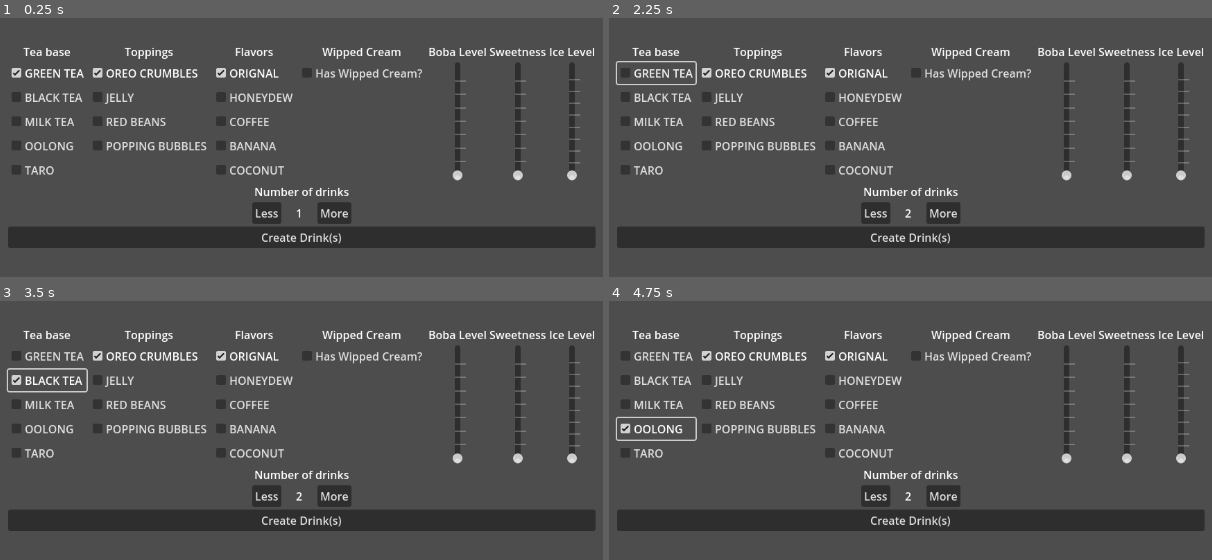
Above: before the commit, frames 1-4 (two rows, left to right).
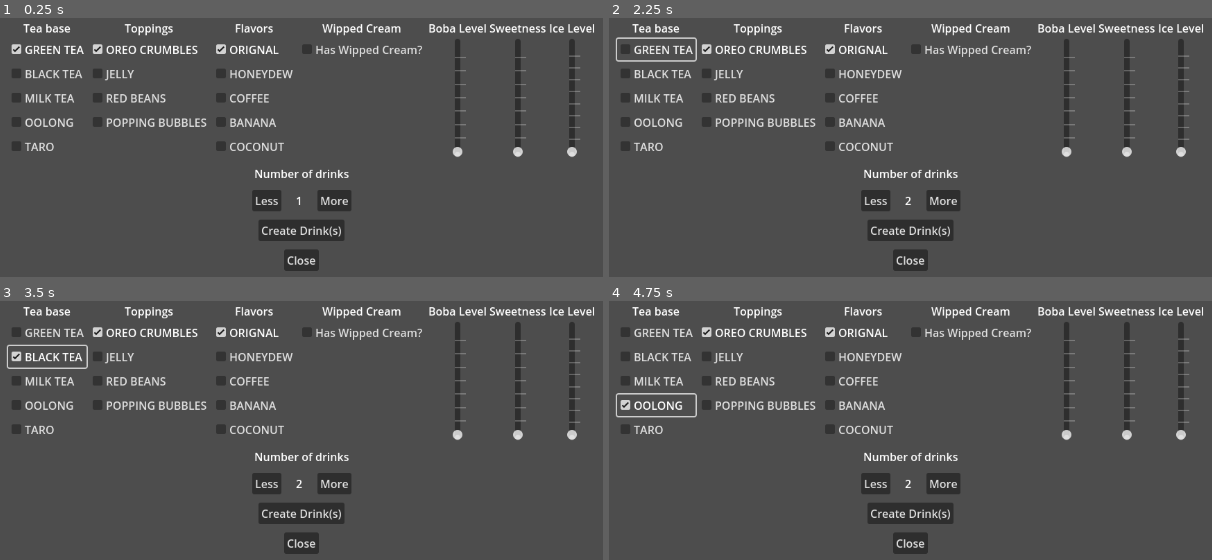
Above: after the commit, the same moments.

Repository: Kamjam/Bobaeria-Cafe
Game: Godot game, scene res://Scenes/DrinkConstructorMenu.tscn
The game is run twice, just before and just after one commit, with the same random seed, the same clock (stepped at 60 frames per second) and the same inputs. This scene is started directly instead of the project's main scene.
Inputs:
- Up to frame 1 (0.25 s): no input
- Up to frame 2 (2.25 s): click "More" at 0.5 s; click "Create Drink(s)" at 1.25 s; click "GREEN TEA" at 2 s
- Up to frame 3 (3.5 s): click "BLACK TEA" at 2.75 s
- Up to frame 4 (4.75 s): click "MILK TEA" at 3.5 s; click "OOLONG" at 4.25 s

The runs differ from the first frame. In frame 1, 17% of the frame differs, in the area x 1-99%, y 2-98%; in frame 2, 17%; in frame 3, 18%; in frame 4, 18%.

Commit message:
Added close button to menu

Diff:
--- a/bobaeria-cafe/Scenes/DrinkConstructorMenu.tscn
+++ b/bobaeria-cafe/Scenes/DrinkConstructorMenu.tscn
@@ -11,6 +11,7 @@
 [ext_resource type="Script" path="res://UI/DrinkConstructorMenu/Scripts/ice_level_setter_slider.gd" id="7_ug3ot"]
 [ext_resource type="Script" path="res://UI/DrinkConstructorMenu/Scripts/create_drink_button.gd" id="9_2j1gy"]
 [ext_resource type="Script" path="res://UI/DrinkConstructorMenu/Scripts/drink_counter_controller.gd" id="10_6jbcc"]
+[ext_resource type="Script" path="res://UI/DrinkConstructorMenu/Scripts/close_menu_button.gd" id="12_nhfb0"]
 
 [node name="Control" type="Control"]
 layout_mode = 3
@@ -36,6 +37,7 @@
 offset_bottom = 116.5
 grow_horizontal = 2
 grow_vertical = 2
+theme_override_constants/separation = 12
 
 [node name="HBoxContainer2" type="HBoxContainer" parent="VBoxContainer"]
 layout_mode = 2
@@ -281,12 +283,23 @@
 layout_mode = 2
 text = "More"
 
-[node name="Button" type="Button" parent="VBoxContainer" node_paths=PackedStringArray("_drink_constructor")]
-layout_mode = 2
+[node name="CreatDrinkButton" type="Button" parent="VBoxContainer" node_paths=PackedStringArray("_drink_constructor")]
+layout_mode = 2
+size_flags_horizontal = 4
+size_flags_vertical = 4
 text = "Create Drink(s)
 "
 script = ExtResource("9_2j1gy")
 _drink_constructor = NodePath("../..")
+
+[node name="CloseMenuButton" type="Button" parent="VBoxContainer" node_paths=PackedStringArray("_contorl_node")]
+layout_mode = 2
+size_flags_horizontal = 4
+size_flags_vertical = 4
+text = "Close
+"
+script = ExtResource("12_nhfb0")
+_contorl_node = NodePath("../..")
 
 [connection signal="toggled" from="VBoxContainer/HBoxContainer2/TeaBaseRadioButtonControler/GREEN TEA" to="VBoxContainer/HBoxContainer2/TeaBaseRadioButtonControler/GREEN TEA" method="_on_button_toggled"]
 [connection signal="toggled" from="VBoxContainer/HBoxContainer2/TeaBaseRadioButtonControler/GREEN TEA" to="VBoxContainer/HBoxContainer2/TeaBaseRadioButtonControler" method="on_radio_button_toggeled" binds= [&"GREEN TEA"]]
@@ -320,4 +333,5 @@
 [connection signal="value_changed" from="VBoxContainer/HBoxContainer2/BobaSlider/BobaAmountSlider" to="VBoxContainer/HBoxContainer2/BobaSlider/BobaAmountSlider" method="_on_value_changed"]
 [connection signal="value_changed" from="VBoxContainer/HBoxContainer2/SweetnessSlider/SweetnessSlider" to="VBoxContainer/HBoxContainer2/SweetnessSlider/SweetnessSlider" method="_on_value_changed"]
 [connection signal="value_changed" from="VBoxContainer/HBoxContainer2/IceSlider/IceLevelSlider" to="VBoxContainer/HBoxContainer2/IceSlider/IceLevelSlider" method="_on_value_changed"]
-[connection signal="button_down" from="VBoxContainer/Button" to="VBoxContainer/Button" method="_on_button_down"]
+[connection signal="button_down" from="VBoxContainer/CreatDrinkButton" to="VBoxContainer/CreatDrinkButton" method="_on_button_down"]
+[connection signal="button_down" from="VBoxContainer/CloseMenuButton" to="VBoxContainer/CloseMenuButton" method="disable_menu"]
--- /dev/null
+++ b/bobaeria-cafe/UI/DrinkConstructorMenu/Scripts/close_menu_button.gd
@@ -0,0 +1,6 @@
+extends Node
+
+@export var _contorl_node: Control
+
+func disable_menu():
+	_contorl_node.visible = false
Not shown: 1 places in bobaeria-cafe/Scenes/DrinkConstructorMenu.tscn that only renumber resources
